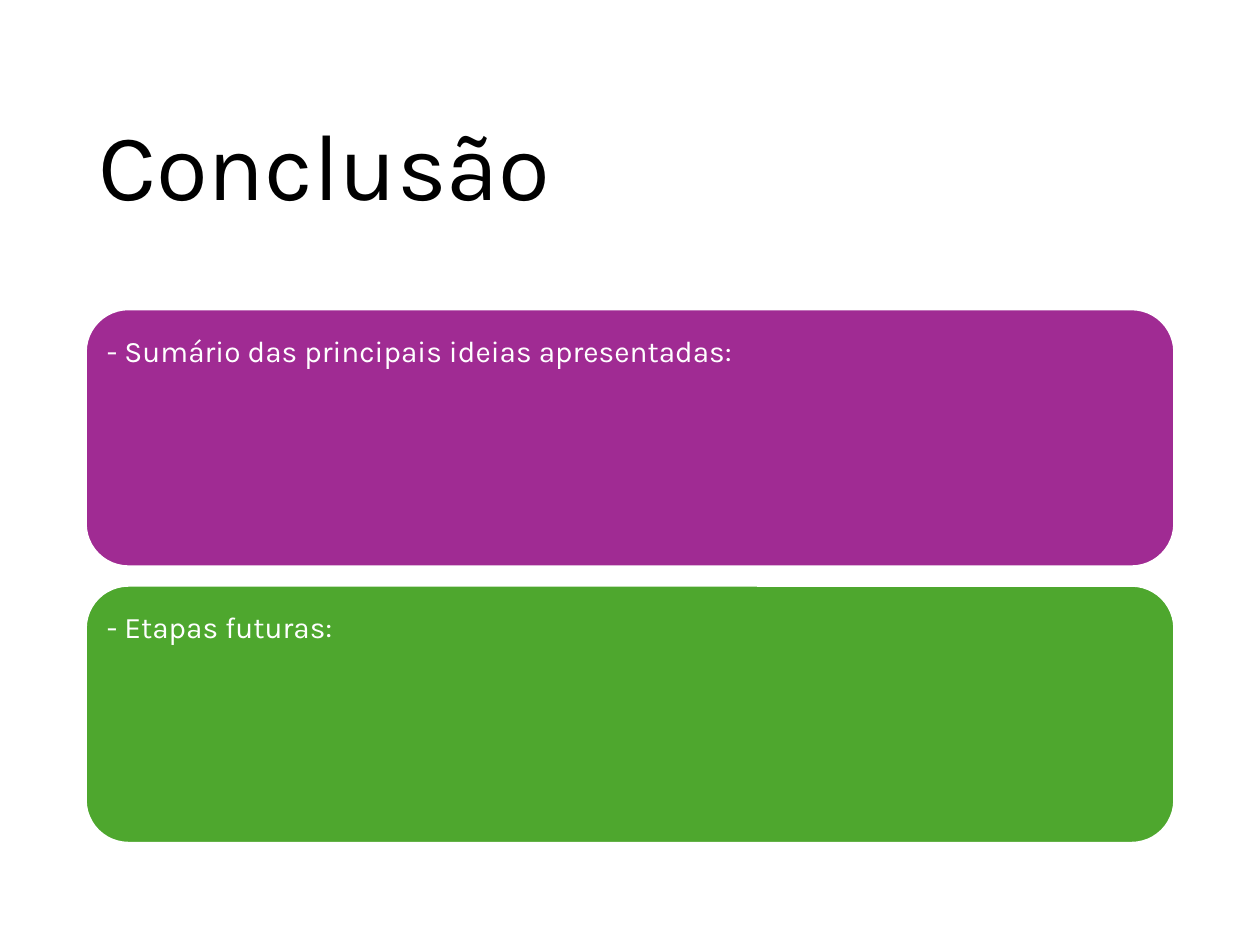
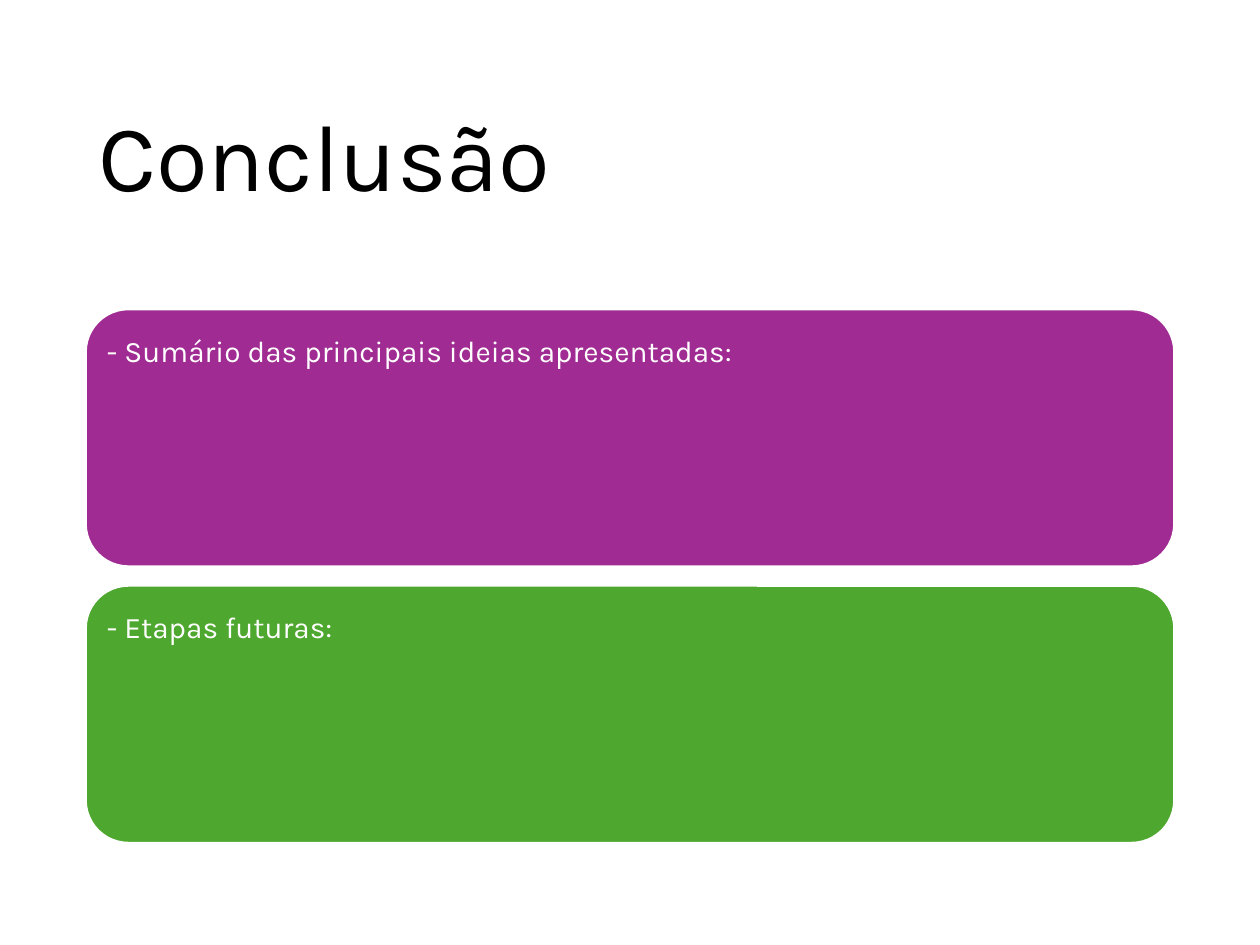
Before and after one commit to ProjetosALVF/ALVF_ProspeccaoGestao_TI, a slide deck: slide 16 of ALVF_Estrutura_de_TI_ConselhoDe Administracao_Fev_2025/Apresentação_ProspecçãodaEstrutura_SI_ALVF.pptx (slide 14 before the commit). Drawn at 1260x945 pixels with LibreOffice and Linux fonts; fonts in the diff are those of the drawing. Boxes give left, top, right and bottom in pixels: in the first picture for what was removed or moved away, otherwise in the second. Text is boxed around its words. In the diff, an @@ line names an element or a change of style, - is before the commit and + after.

```diff
--- a/ALVF_Estrutura_de_TI_ConselhoDe Administracao_Fev_2025/Apresentação_ProspecçãodaEstrutura_SI_ALVF.pptx
+++ b/ALVF_Estrutura_de_TI_ConselhoDe Administracao_Fev_2025/Apresentação_ProspecçãodaEstrutura_SI_ALVF.pptx
@@ title "Conclusão": place and size @@
-title "Conclusão" at [98,135,550,201]
+title "Conclusão" at [98,126,550,192]
```
Also in this commit, not shown: 4 other slides changed, 2 slides added.
